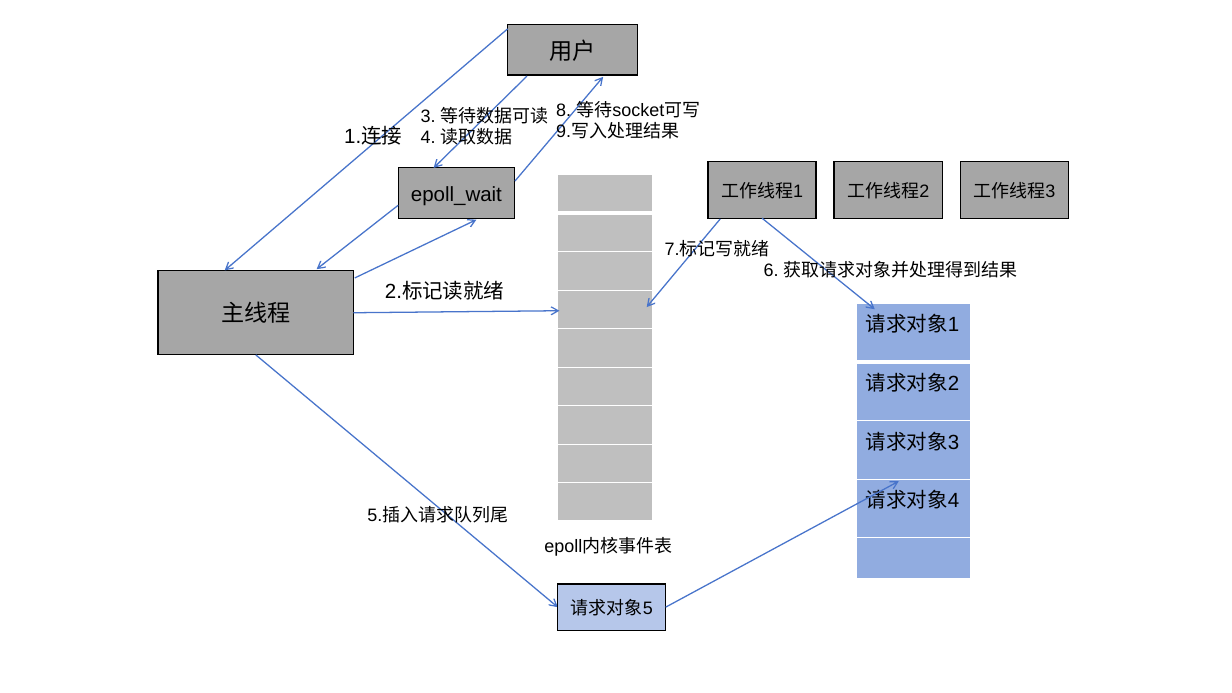
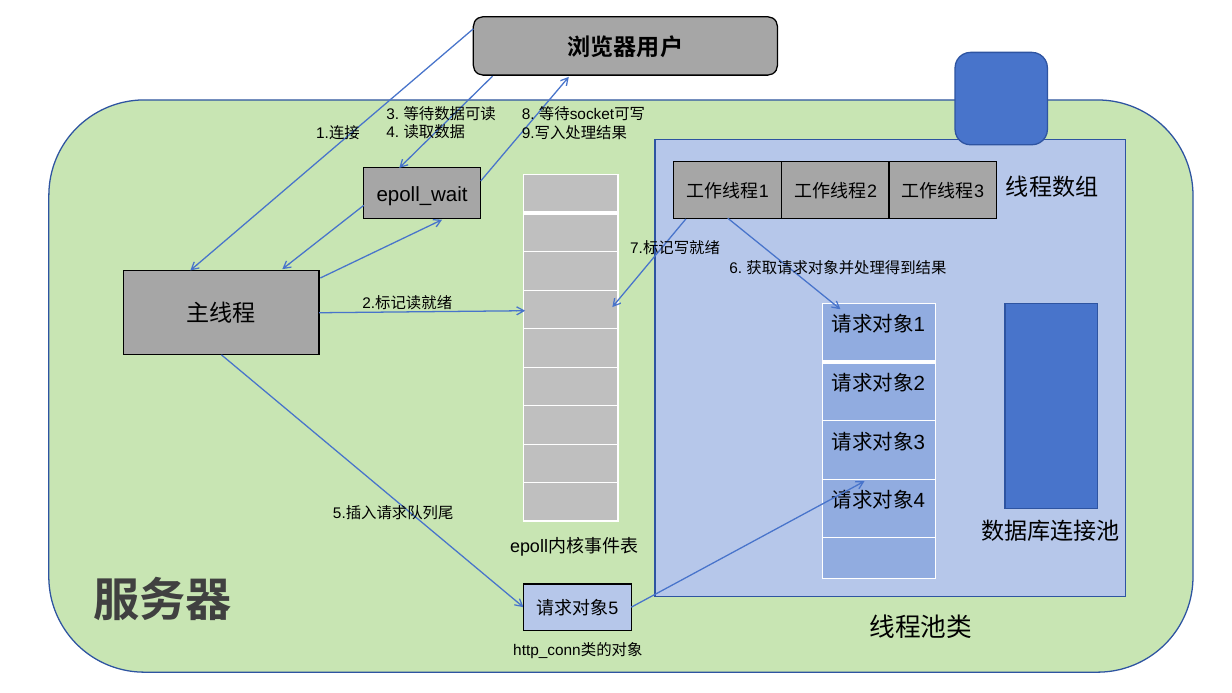
Before and after one commit to 2keep1cat/WebServer, a slide deck: slide 1 of DOC/img/1.pptx. Drawn at 1232x693 pixels with LibreOffice and Linux fonts; fonts in the diff are those of the drawing. Boxes give left, top, right and bottom in pixels: in the first picture for what was removed or moved away, otherwise in the second. Text is boxed around its words. In the diff, an @@ line names an element or a change of style, - is before the commit and + after.

```diff
--- a/DOC/img/1.pptx
+++ b/DOC/img/1.pptx
@@ rounded rectangle "浏览器用户": place and size @@
-rounded rectangle "浏览器用户" at (507, 24, 638, 75)
+rounded rectangle "浏览器用户" at (473, 17, 777, 75)
@@ rounded rectangle "浏览器用户" at (473, 17, 777, 75): rectangle to rounded rectangle @@
@@ text in rounded rectangle at (568, 35, 683, 57): text changed; bold on @@
-用户
+浏览器用户
@@ rounded rectangle added at (956, 53, 1048, 145), fill #4874CB, outline #2E54A1 1 pt @@
@@ rounded rectangle added at (49, 100, 1193, 672), fill #C8E5B3, outline #2E54A1 1 pt @@
@@ text "1.连接" at (316, 126, 360, 142): size 16 to 12 pt @@
@@ text "1.连接": place and size @@
-text "1.连接" at (344, 127, 402, 148)
+text "1.连接" at (316, 126, 360, 142)
@@ text "3. 等待数据可读": place and size @@
-text "3. 等待数据可读" at (421, 103, 549, 149)
+text "3. 等待数据可读" at (386, 104, 496, 142)
@@ text "8. 等待socket可写": place and size @@
-text "8. 等待socket可写" at (556, 98, 700, 139)
+text "8. 等待socket可写" at (522, 104, 645, 140)
@@ rectangle added at (655, 140, 1126, 596), fill #B6C7EA, outline #2E54A1 1 pt @@
@@ rectangle "工作线程2": place and size @@
-rectangle "工作线程2" at (835, 162, 944, 218)
+rectangle "工作线程2" at (782, 162, 891, 218)
@@ rectangle "工作线程3": place and size @@
-rectangle "工作线程3" at (961, 162, 1069, 218)
+rectangle "工作线程3" at (889, 162, 997, 218)
@@ text added at (1006, 175, 1098, 197), 18 pt, text #000000 @@
+线程数组
@@ 10 arrows, 4 rectangles, 3 texts, 2 tables: place and size @@
-10 arrows, 4 rectangles, 3 texts, 2 tables at (158, 29, 970, 630)
+10 arrows, 4 rectangles, 3 texts, 2 tables at (124, 29, 936, 630)
@@ size 14 to 12 pt in 5 elements at (333, 506, 454, 522), (630, 240, 720, 256), (386, 104, 496, 142), (522, 104, 645, 140), (729, 258, 946, 278) @@
@@ text "6. 获取请求对象并处理得到结果": place and size @@
-text "6. 获取请求对象并处理得到结果" at (764, 258, 1018, 282)
+text "6. 获取请求对象并处理得到结果" at (729, 258, 946, 278)
@@ text "2.标记读就绪": place and size @@
-text "2.标记读就绪" at (385, 282, 504, 300)
+text "2.标记读就绪" at (362, 295, 452, 309)
@@ text "2.标记读就绪" at (362, 295, 452, 309): size 16 to 12 pt @@
@@ rectangle added at (1006, 304, 1098, 509), fill #4874CB, outline #2E54A1 1 pt @@
@@ text "5.插入请求队列尾": place and size @@
-text "5.插入请求队列尾" at (367, 507, 508, 525)
+text "5.插入请求队列尾" at (333, 506, 454, 522)
@@ text added at (981, 519, 1120, 541), 18 pt, text #000000 @@
+数据库连接池
@@ text added at (93, 577, 232, 620), 36 pt, text #404040, bold @@
+服务器
@@ text added at (870, 614, 973, 638), 20 pt, text #000000 @@
+线程池类
@@ text added at (513, 643, 642, 658), 12 pt, text #000000 @@
+http_conn类的对象
```
Also in this commit, not shown: 6 other files.
